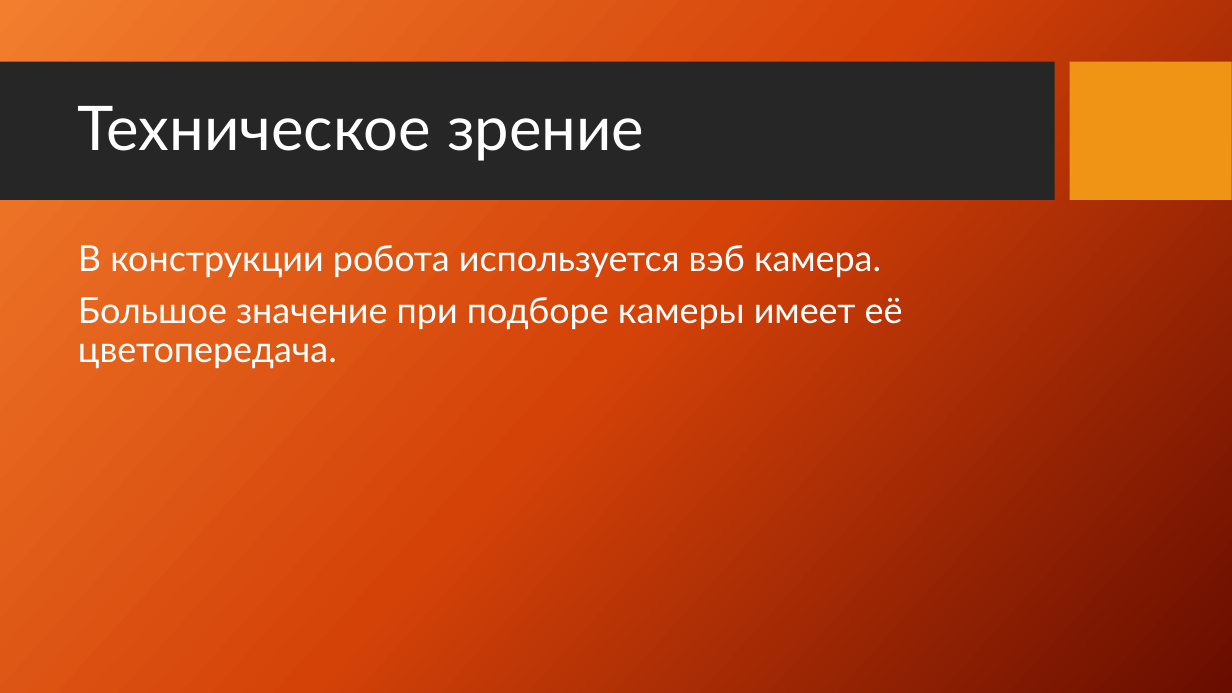
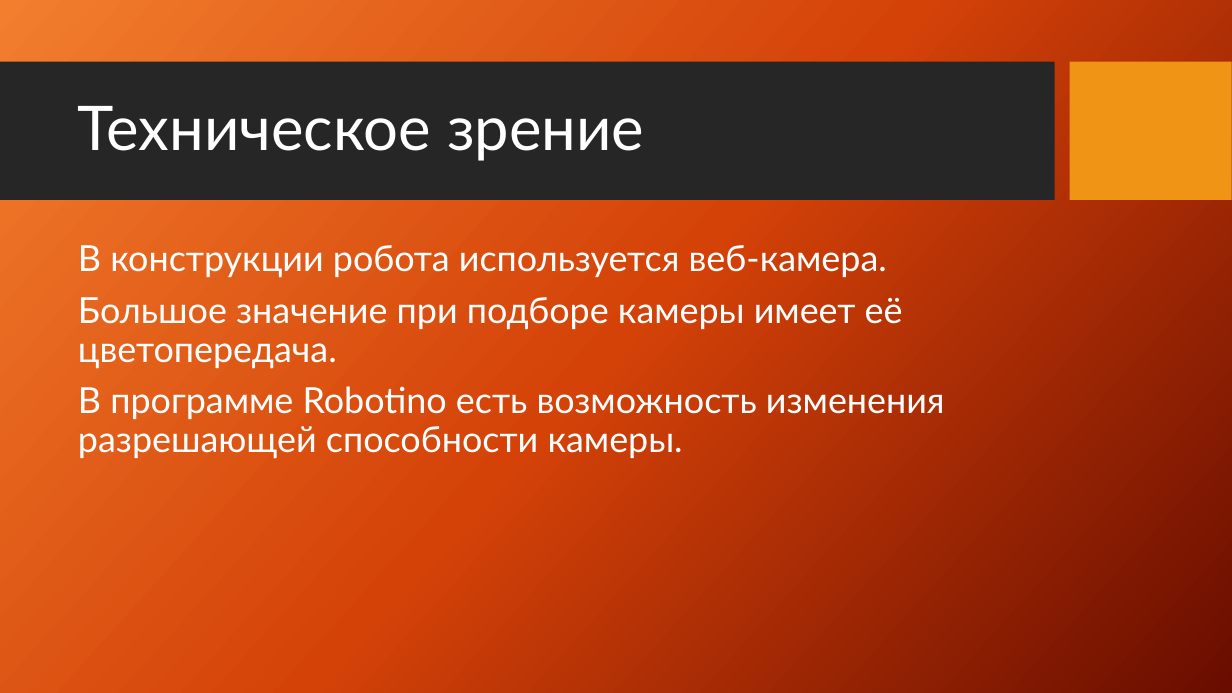
Before and after one commit to vladubase/WorldSkillsBelarus2020, a slide deck: slide 13 of Presentation/Презентация проектных решений.pptx (slide 9 before the commit). Drawn at 1232x693 pixels with LibreOffice and Linux fonts; fonts in the diff are those of the drawing; background and template pictures are left out. Boxes give left, top, right and bottom in pixels: in the first picture for what was removed or moved away, otherwise in the second. Text is boxed around its words. In the diff, an @@ line names an element or a change of style, - is before the commit and + after.

```diff
--- a/Presentation/Презентация проектных решений.pptx
+++ b/Presentation/Презентация проектных решений.pptx
@@ text at (78, 245, 887, 278): text changed @@
-В конструкции робота используется вэб камера.
+В конструкции робота используется веб-камера.
@@ text at (78, 386, 945, 459): paragraph added @@
+В программе Robotino есть возможность изменения разрешающей способности камеры.
```
Also in this commit, not shown: 6 other slides changed, 4 slides added.
